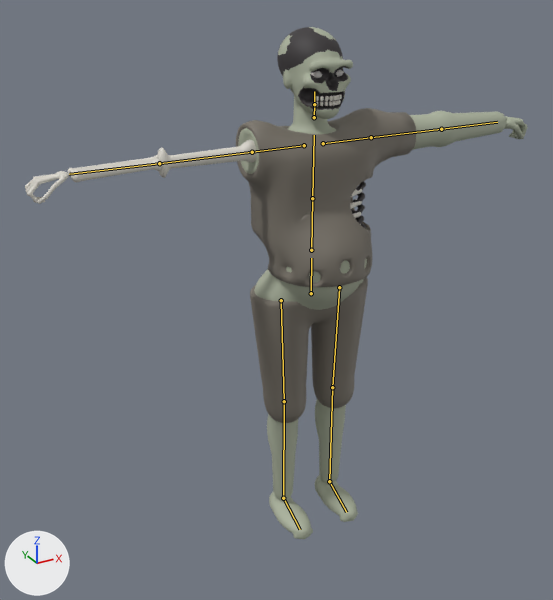
Renders of the FBX model Assets/Resources/Bodies/Zombie.fbx from each side of a commit.
Before and after are seen from a camera (50 mm lens) standing at (-0.718, -1.166, 1.096) and looking at (-0.079, -0.006, 0.516). The lights are fixed; the arrows at lower left show +X, +Y and +Z. The picture after the commit comes second. The bones that change, and the others that lie on the model, are drawn over the model as lines.

In view in the first picture: 'ZombieMesh'.
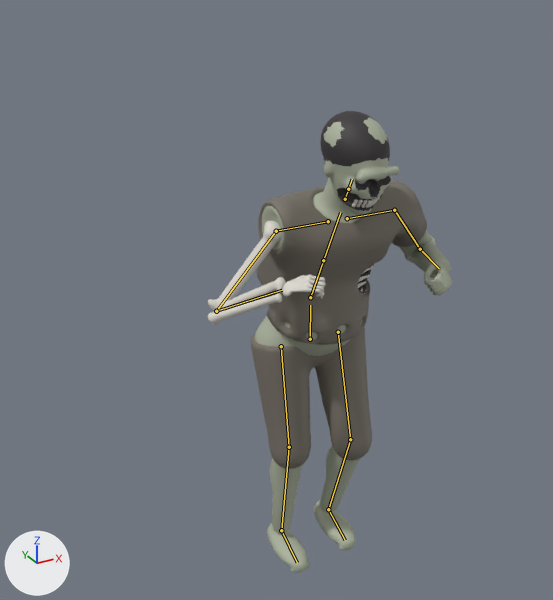
The newer file adds an action. The first version stands in its rest pose; the second is drawn at frame 38 of the action 'Zombie|Gather'.

Where the change shows, as pixel boxes (x1, y1, x2, y2) in the pictures (553 x 600 px):
'ZombieMesh', posed (51% narrower, 10% shorter)
    before: (25, 27, 528, 539)
    after: (208, 111, 453, 573)
bone 'Hips', root to tip
    before: (311, 293) to (311, 258)
    after: (310, 339) to (310, 305)
bone 'Spine', root to tip
    before: (311, 250) to (312, 198)
    after: (310, 297) to (323, 260)
bone 'Chest', root to tip
    before: (312, 198) to (314, 135)
    after: (323, 260) to (340, 212)
bone 'Head', root to tip
    before: (314, 104) to (314, 91)
    after: (348, 189) to (352, 179)
bone 'LeftUpperArm', root to tip
    before: (371, 137) to (441, 129)
    after: (394, 210) to (420, 249)
bone 'LeftLowerArm', root to tip
    before: (441, 129) to (497, 122)
    after: (420, 249) to (439, 268)
bone 'RightUpperArm', root to tip
    before: (252, 152) to (159, 163)
    after: (276, 231) to (216, 311)
bone 'RightLowerArm', root to tip
    before: (159, 163) to (69, 174)
    after: (216, 311) to (282, 290)
bone 'LeftUpperLeg', root to tip
    before: (339, 287) to (332, 387)
    after: (338, 332) to (350, 439)
bone 'LeftLowerLeg', root to tip
    before: (332, 387) to (329, 481)
    after: (350, 439) to (328, 509)
bone 'LeftFoot', root to tip
    before: (329, 481) to (346, 512)
    after: (328, 509) to (345, 540)
bone 'RightUpperLeg', root to tip
    before: (281, 300) to (284, 401)
    after: (281, 346) to (289, 447)
bone 'RightLowerLeg', root to tip
    before: (284, 401) to (283, 498)
    after: (289, 447) to (281, 530)
bone 'RightFoot', root to tip
    before: (283, 498) to (300, 529)
    after: (281, 530) to (297, 562)

The edits, one by one:
Bone 'Hips' (bone_hips) moves from (0.0, 0.0, 0.0) to (0.0, -0.098, 0.0).
Bone 'Spine' (bone_spine) turns from (0, 0, 0) to (25, 0, 0) degrees about its own x, y and z.
Bone 'Chest' (bone_chest) turns from (0, 0, 0) to (1, 0, 0) degrees about its own x, y and z.
Bone 'Head' (bone_head) turns from (0, 0, 0) to (0, 4, 0) degrees about its own x, y and z.
Bone 'LeftUpperArm' (bone_leftupperarm) turns from (0, 0, 0) to (-48, 0, 0) degrees about its own x, y and z.
Bone 'LeftLowerArm' (bone_leftlowerarm) turns from (0, 0, 0) to (0, 0, -130) degrees about its own x, y and z.
Bone 'RightUpperArm' (bone_rightupperarm) turns from (0, 0, 0) to (-48, 24, 0) degrees about its own x, y and z.
Bone 'RightLowerArm' (bone_rightlowerarm) turns from (0, 0, 0) to (0, 0, 130) degrees about its own x, y and z.
Bone 'LeftUpperLeg' (bone_leftupperleg) turns from (0, 0, 0) to (-19, 1, 1) degrees about its own x, y and z.
Bone 'LeftLowerLeg' (bone_leftlowerleg) turns from (0, 0, 0) to (36, 0, 0) degrees about its own x, y and z.
Bone 'LeftFoot' (bone_leftfoot) turns from (0, 0, 0) to (-16, 0, 0) degrees about its own x, y and z.
Bone 'RightUpperLeg' (bone_rightupperleg) turns from (0, 0, 0) to (-5, 0, 0) degrees about its own x, y and z.
Bone 'RightLowerLeg' (bone_rightlowerleg) turns from (0, 0, 0) to (13, 0, 0) degrees about its own x, y and z.
Bone 'RightFoot' (bone_rightfoot) turns from (0, 0, 0) to (-6, 0, 0) degrees about its own x, y and z.
